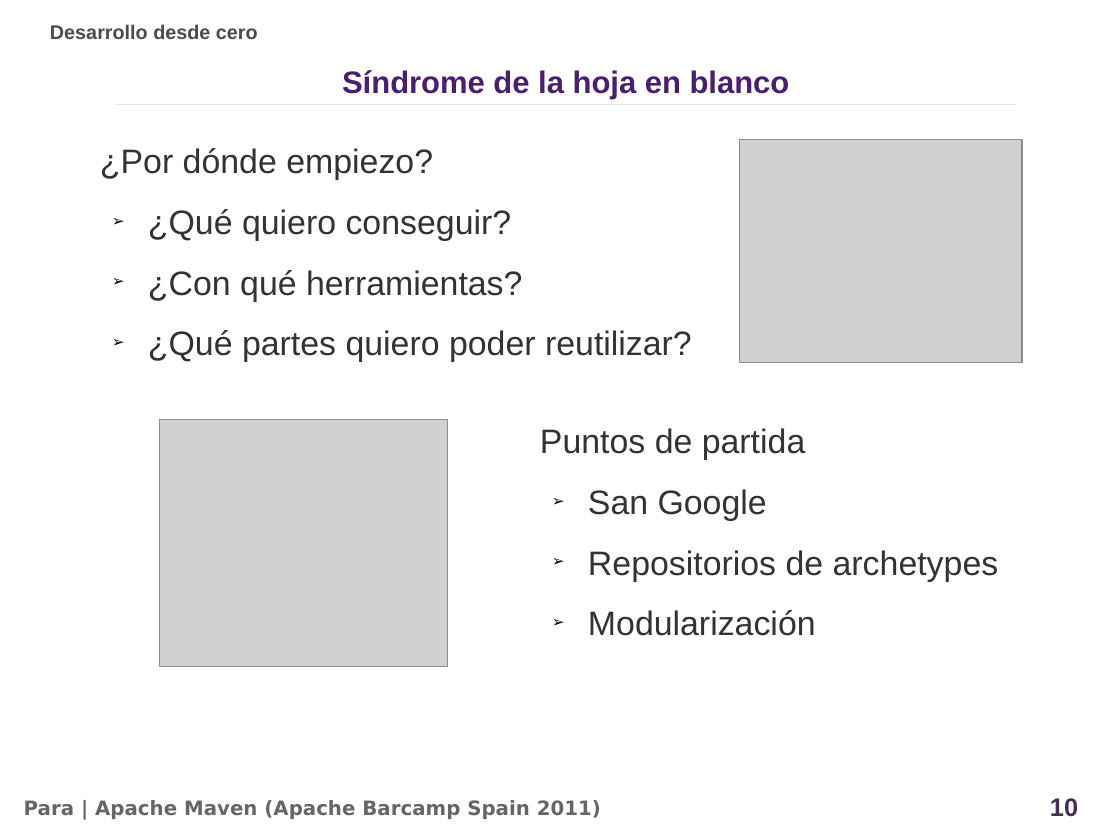
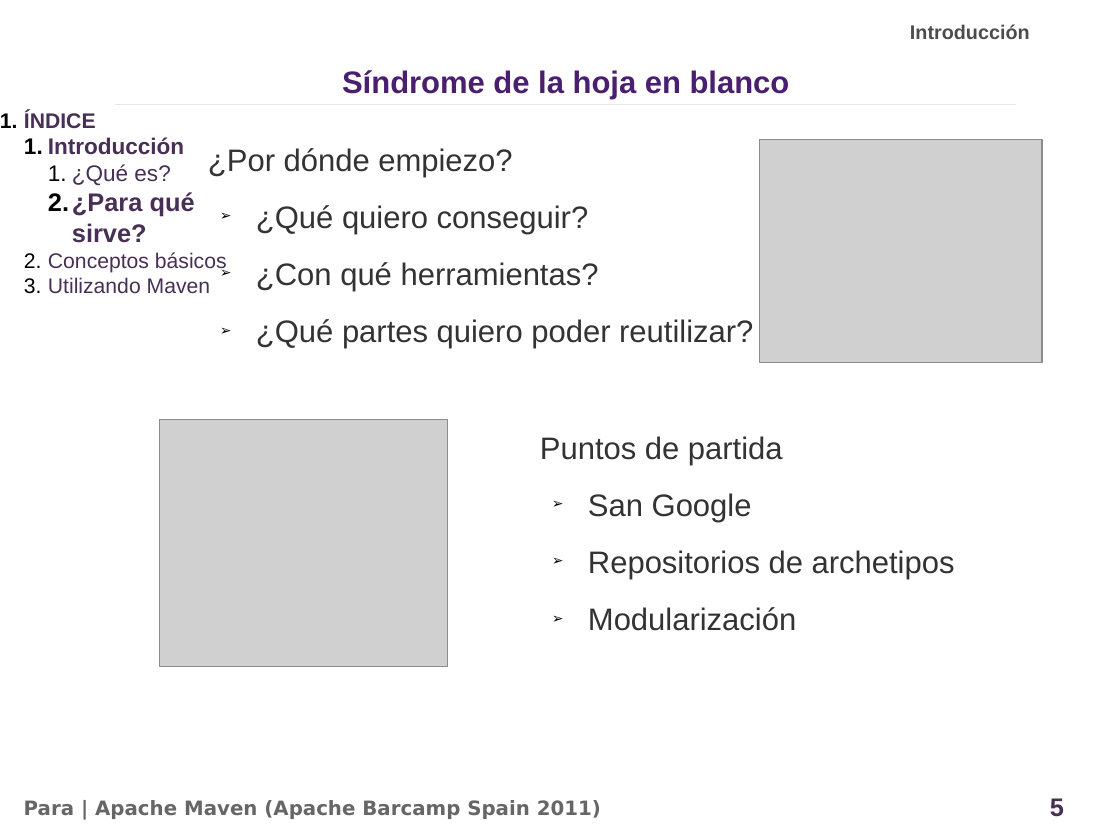
Before and after one commit to alediator/barcamp-maven, a slide deck: slide 5 of doc/slideshare_introduccion.odp (slide 10 before the commit). Drawn at 1120x840 pixels with LibreOffice and Linux fonts; fonts in the diff are those of the drawing; grey boxes stand for pictures; background and template pictures are left out. Boxes give left, top, right and bottom in pixels: in the first picture for what was removed or moved away, otherwise in the second. Text is boxed around its words. In the diff, an @@ line names an element or a change of style, - is before the commit and + after.

```diff
--- a/doc/slideshare_introduccion.odp
+++ b/doc/slideshare_introduccion.odp
@@ text at (x1=910, y1=24, x2=1030, y2=39): text changed @@
-Desarrollo desde cero
+Introducción
@@ text added at (x1=24, y1=111, x2=227, y2=293), 15 pt, text #482F55 @@
+1. ÍNDICE
+  1. Introducción
+    1. ¿Qué es?
+    2. ¿Para qué sirve?
+  2. Conceptos básicos
+  3. Utilizando Maven
@@ text "¿Por dónde empiezo?" moved from (x1=100, y1=148, x2=692, y2=362) to (x1=208, y1=148, x2=753, y2=349) @@
@@ text "¿Por dónde empiezo?" at (x1=208, y1=148, x2=753, y2=349): size 24 to 22 pt @@
@@ picture moved from (x1=740, y1=140, x2=1022, y2=363) to (x1=760, y1=140, x2=1043, y2=363) @@
@@ text at (x1=540, y1=436, x2=796, y2=631): size 24 to 22 pt in "Puntos de partida", "San Google", "Modularización" @@
@@ text "Puntos de partida" moved from (x1=540, y1=428, x2=999, y2=636) to (x1=540, y1=436, x2=955, y2=631) @@
@@ text at (x1=588, y1=550, x2=955, y2=579): text changed; size 24 to 22 pt @@
-➢ Repositorios de archetypes
+➢ Repositorios de archetipos
@@ page number at (x1=1050, y1=798, x2=1064, y2=817): text changed @@
-10
+5
```
Also in this commit, not shown: 5 other slides changed, 16 slides added, 17 slides removed, 14 other files.
